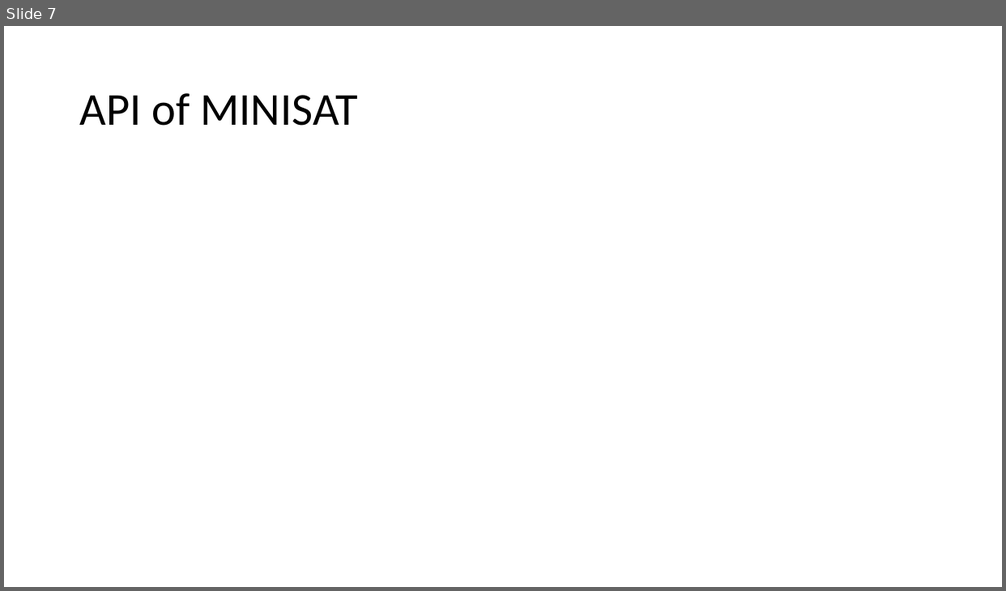
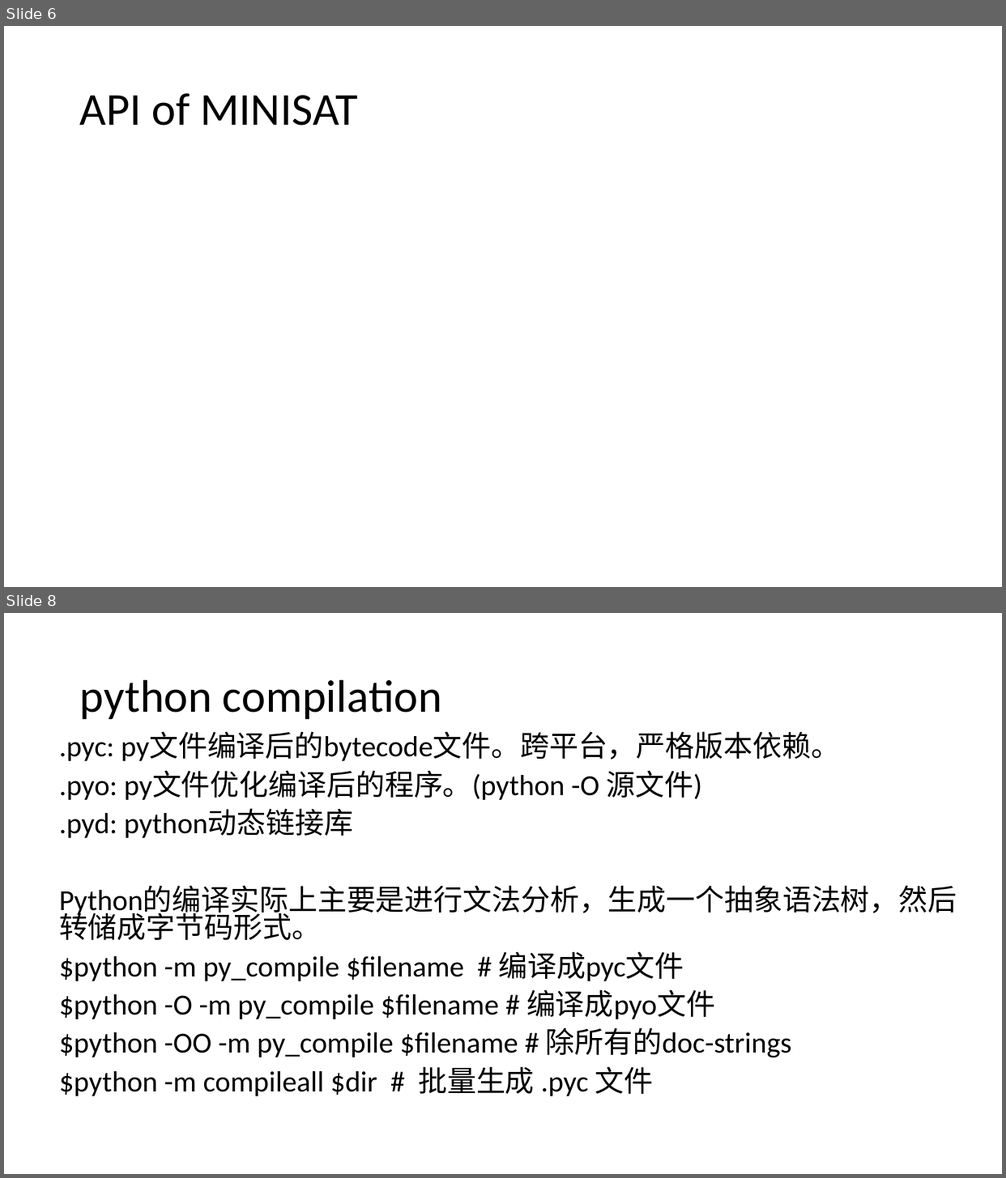
Before and after one commit to bacmive/paper_notes, a slide deck: notes11-sat smt.pptx. Shown one above the other, each under a label of ours: slide 7 before the commit, slides 6 and 8 after it; the slides between them are not shown. The pictures are 1006x591 and 1006x1178 pixels, drawn with LibreOffice and Linux fonts; fonts in the diff are those of the drawing. Boxes give left, top, right and bottom in pixels: in the first picture for what was removed or moved away, otherwise in the second. Text is boxed around its words. In the diff, an @@ line names an element or a change of style, - is before the commit and + after.

```diff
--- a/notes11-sat smt.pptx
+++ b/notes11-sat smt.pptx
@@ slide 8 added at (4,613,1002,1174), background #FFFFFF @@
@@ title added at (80,679,442,719), 44 pt, text #000000 @@
+python compilation
@@ text added at (59,733,957,1097), 28 pt, text #000000 @@
+.pyc: py文件编译后的bytecode文件。跨平台，严格版本依赖。
+.pyo: py文件优化编译后的程序。(python -O 源文件)
+.pyd: python动态链接库
+Python的编译实际上主要是进行文法分析，生成一个抽象语法树，然后转储成字节码形式。
+$python -m py_compile $filename # 编译成pyc文件
+$python -O -m py_compile $filename # 编译成pyo文件
+$python -OO -m py_compile $filename # 除所有的doc-strings
+$python -m compileall $dir # 批量生成 .pyc 文件
@@ what was slide 7 is now slide 6 @@
```
Also in this commit, not shown: 2 slides changed, 1 other slide added, 2 slides removed.
